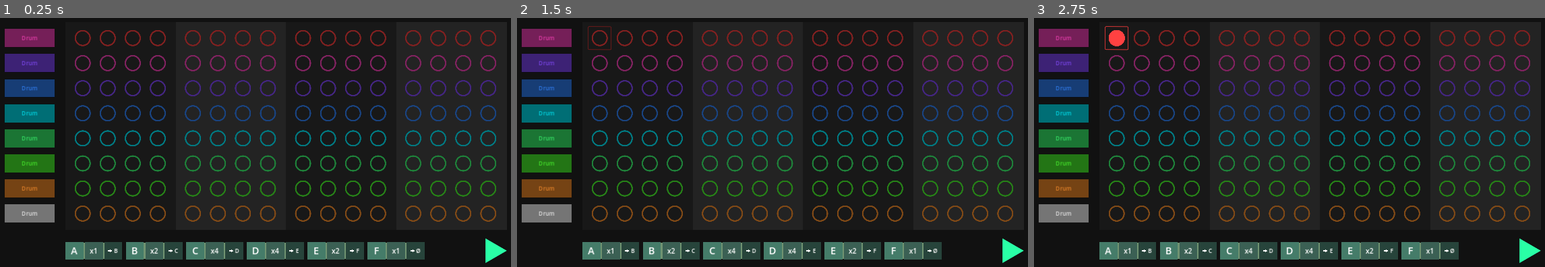
Above: before the commit, frames 1-3 (left to right).
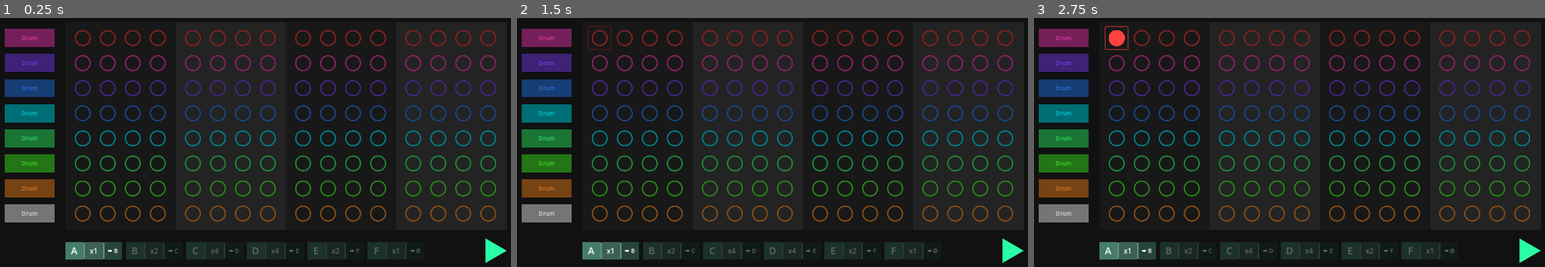
Above: after the commit, the same moments.

Repository: JulienToumieh/bsteppr
Game: Godot game, scene res://main.tscn
The game is run twice, just before and just after one commit, with the same random seed, the same clock (stepped at 60 frames per second) and the same inputs.
Inputs (mouse positions are in pixels of both pictures, inside the frame that each line leads up to):
- Up to frame 1 (0.25 s): no input
- Up to frame 2 (1.5 s): click (598, 37) at 0.52 s; click (598, 37) at 1.27 s
- Up to frame 3 (2.75 s): click (1115, 37) at 2.02 s

The runs differ from the first frame. In frame 1, 3.9% of the frame differs, in the area x 24-84%, y 89-98%; in frame 2, 3.9%; in frame 3, 3.9%.

Commit message:
Display active loop

Diff:
--- a/Globals.gd
+++ b/Globals.gd
@@ -99,6 +99,8 @@
 	else:
 		activeBeat = beat[loopName]
 		activeBeatQueue = beat[loopName]
+	activeLoop = loopName
+	get_parent().get_node("Main").resetLoopContainer()
 
 func editLoop(loopName):
 	get_parent().get_node("Main").createEditLoopPopup(loopName)
--- a/scenes/loop_chip_container.gd
+++ b/scenes/loop_chip_container.gd
@@ -14,6 +14,7 @@
 		lc.loopName = Globals.loop.keys()[i]
 		lc.loopCount = Globals.loop[Globals.loop.keys()[i]][0]
 		lc.nextLoop = Globals.loop[Globals.loop.keys()[i]][1]
+		if Globals.loop.keys()[i] != Globals.activeLoop: lc.modulate.v = 0.4
 		add_child(lc)
 
 
